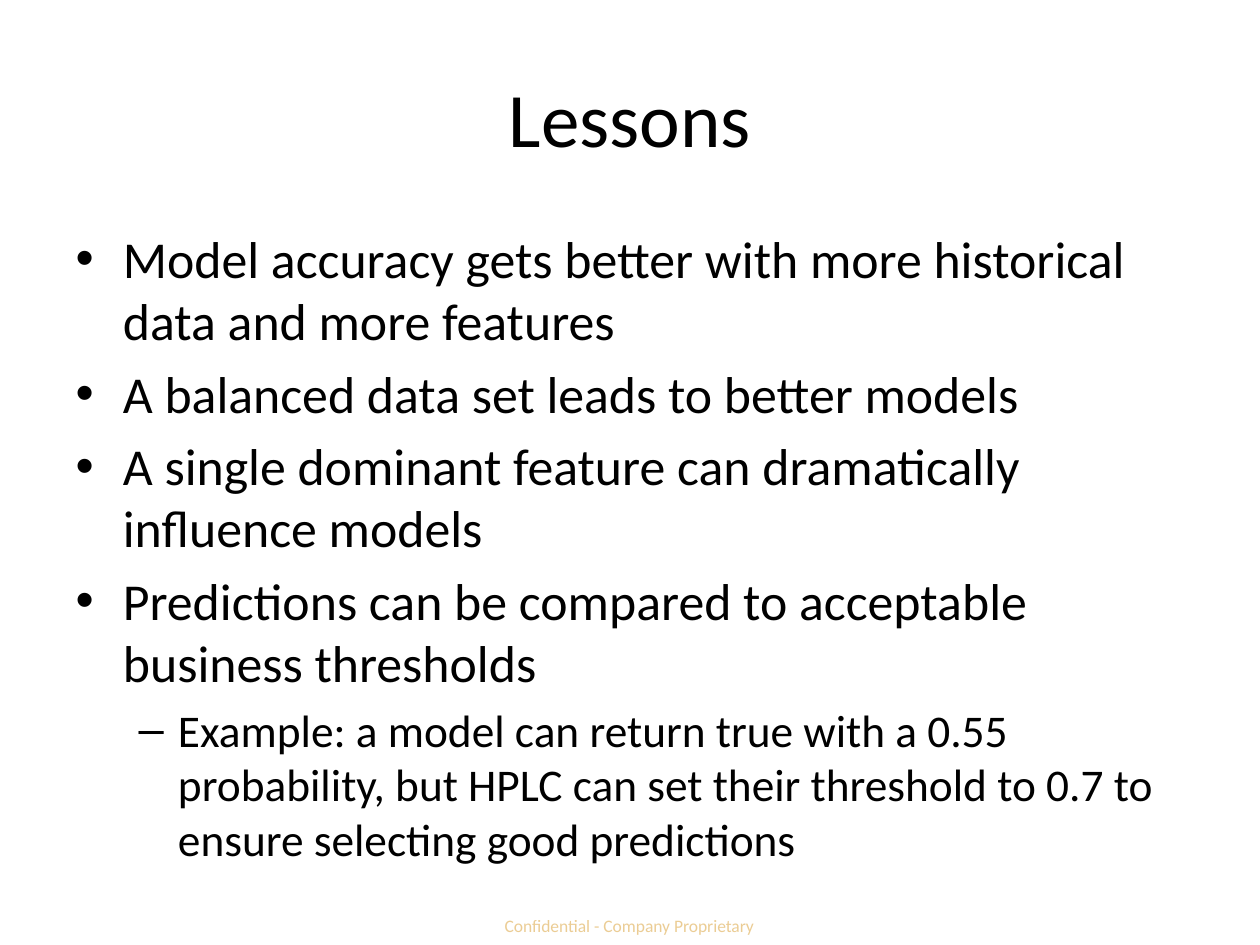
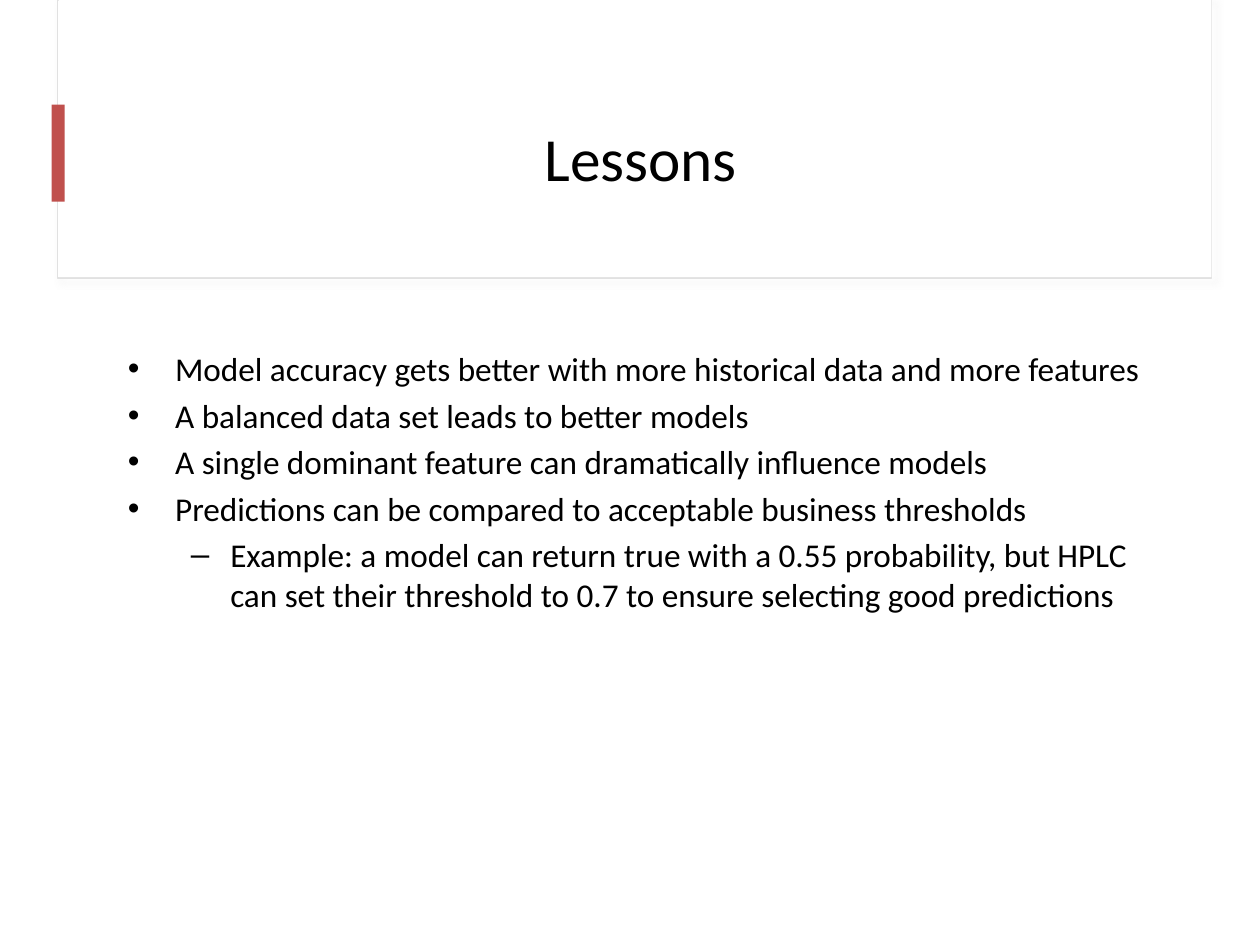
Before and after one commit to idt-hzhang/predictive_bio_models, a slide deck: slide 8 of hplc-fraction-collection/fraction_collection_slides.pptx. Drawn at 1260x945 pixels with LibreOffice and Linux fonts; fonts in the diff are those of the drawing. Boxes give left, top, right and bottom in pixels: in the first picture for what was removed or moved away, otherwise in the second. Text is boxed around its words. In the diff, an @@ line names an element or a change of style, - is before the commit and + after.

```diff
--- a/hplc-fraction-collection/fraction_collection_slides.pptx
+++ b/hplc-fraction-collection/fraction_collection_slides.pptx
@@ rectangle added at [58,0,1212,278], fill #FFFFFF, outline #E1E1E1 0.75 pt @@
@@ rectangle added at [59,0,1212,277], fill #FFFFFF @@
@@ title "Lessons": place and size @@
-title "Lessons" at [509,97,751,148]
+title "Lessons" at [544,141,736,182]
@@ title "Lessons" at [544,141,736,182]: size 44 to 35 pt @@
@@ rectangle added at [52,105,64,202], fill #C0504D @@
@@ text "Model accuracy gets better with ...": place and size @@
-text "Model accuracy gets better with ..." at [123,242,1153,864]
+text "Model accuracy gets better with ..." at [175,358,1139,613]
@@ text "Model accuracy gets better with ..." at [175,358,1139,613]: size 29.6 to 19 pt in "Model accuracy gets better with more historical ...", "A balanced data set leads to better ...", "A single dominant feature can dramatically influence ...", "Predictions can be compared to acceptable business ..."; size 25.9 to 19 pt in "Example: a model can return true with ..."; less space between paragraphs @@
@@ text removed at [505,920,754,935] @@
-Confidential - Company Proprietary
```
Also in this commit, not shown: 6 other slides changed.
